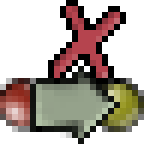
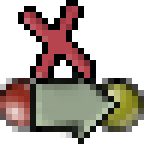
The second 144 x 144 image is a revision of the first. Changes to its layers:
painted on "New Layer#4" over [18, 6, 126, 84]
